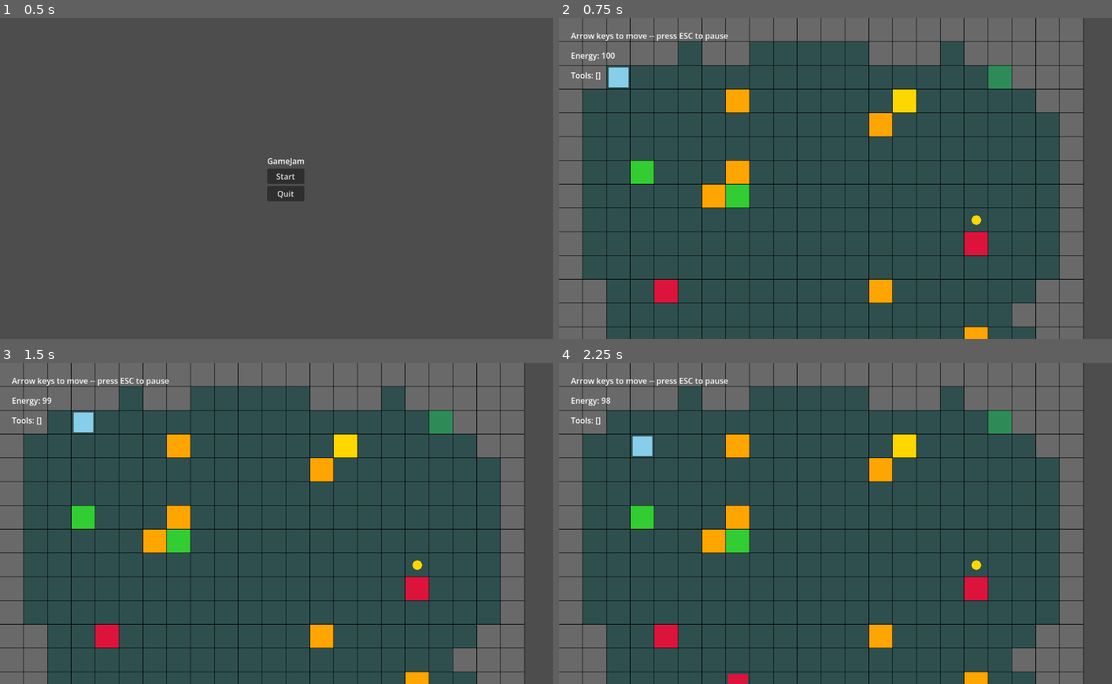
Above: before the commit, frames 1-4 (two rows, left to right).
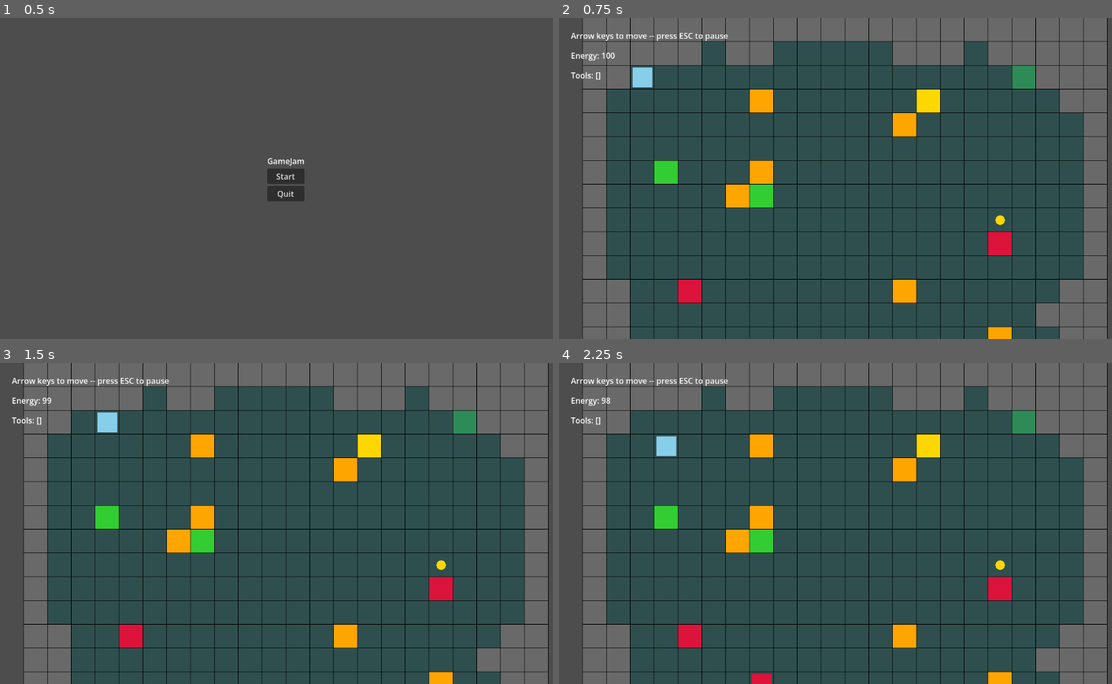
Above: after the commit, the same moments.

Repository: avacordero90/GameJam
Game: Godot game, scene res://scenes/main_menu/MainMenu.tscn
Two runs of this game, one before a commit and one after it. Both use one fixed random seed, a clock stepped at 60 frames per second and the inputs below.
Inputs:
- Up to frame 1 (0.5 s): no input
- Up to frame 2 (0.75 s): click "Start" at 0.5 s
- Up to frame 3 (1.5 s): tap Enter at 1.25 s; hold Right (ui_right) from 1.28 s (still down)
- Up to frame 4 (2.25 s): tap Space at 2 s; release Right (ui_right) at 2.03 s; hold Down (ui_down) from 2.03 s (still down)

Frame 1 is identical in both runs. In frame 2, 24% of the frame differs, in the area x 0-100%, y 0-100%; in frame 3, 24%; in frame 4, 25%.

Commit message:
add feature, scenes updates 2

Diff:
--- a/autoload/Balance.gd
+++ b/autoload/Balance.gd
@@ -14,5 +14,5 @@
 ]
 
 
-static func tier_color(tier: int) -> Color:
+func tier_color(tier: int) -> Color:
 	return TIER_COLORS[clampi(tier, 1, TIER_COLORS.size()) - 1]
--- a/scenes/world/Player.gd
+++ b/scenes/world/Player.gd
@@ -17,11 +17,20 @@
 
 var _grid: GridMapData
 
+@onready var _camera: Camera2D = $Camera2D
 
-func setup(grid: GridMapData, start_position: Vector2i) -> void:
+
+func setup(
+	grid: GridMapData, start_position: Vector2i, level_width: int, level_height: int
+) -> void:
 	_grid = grid
 	grid_position = start_position
 	position = Vector2(grid_position * Balance.TILE_SIZE)
+	_camera.limit_left = 0
+	_camera.limit_top = 0
+	_camera.limit_right = level_width * Balance.TILE_SIZE
+	_camera.limit_bottom = level_height * Balance.TILE_SIZE
+	_camera.reset_smoothing()
 	queue_redraw()
 
 
--- a/scenes/world/Player.tscn
+++ b/scenes/world/Player.tscn
@@ -4,3 +4,7 @@
 
 [node name="Player" type="Node2D"]
 script = ExtResource("1")
+
+[node name="Camera2D" type="Camera2D" parent="."]
+current = true
+position_smoothing_enabled = false
--- a/scenes/world/World.gd
+++ b/scenes/world/World.gd
@@ -114,7 +114,7 @@
 	var level: LevelData = load(LEVEL_PATHS[index])
 	_grid = GridMapData.from_level(level)
 	player.has_loot = false
-	player.setup(_grid, level.start_position)
+	player.setup(_grid, level.start_position, level.width, level.height)
 	for guard_start in level.guard_start_positions:
 		var guard: Guard = GUARD_SCENE.instantiate()
 		add_child(guard)
--- a/scenes/world/World.tscn
+++ b/scenes/world/World.tscn
@@ -7,14 +7,16 @@
 [node name="World" type="Node2D"]
 script = ExtResource("1")
 
-[node name="InfoLabel" type="Label" parent="."]
+[node name="HUD" type="CanvasLayer" parent="."]
+
+[node name="InfoLabel" type="Label" parent="HUD"]
 offset_left = 24.0
 offset_top = 24.0
 offset_right = 424.0
 offset_bottom = 64.0
 text = "Arrow keys to move -- press ESC to pause"
 
-[node name="EnergyLabel" type="Label" parent="."]
+[node name="EnergyLabel" type="Label" parent="HUD"]
 unique_name_in_owner = true
 offset_left = 24.0
 offset_top = 64.0
@@ -22,7 +24,7 @@
 offset_bottom = 104.0
 text = "Energy: 20"
 
-[node name="InventoryLabel" type="Label" parent="."]
+[node name="InventoryLabel" type="Label" parent="HUD"]
 unique_name_in_owner = true
 offset_left = 24.0
 offset_top = 104.0
@@ -30,7 +32,7 @@
 offset_bottom = 144.0
 text = "Tools: []"
 
-[node name="StatusLabel" type="Label" parent="."]
+[node name="StatusLabel" type="Label" parent="HUD"]
 unique_name_in_owner = true
 offset_left = 24.0
 offset_top = 144.0
